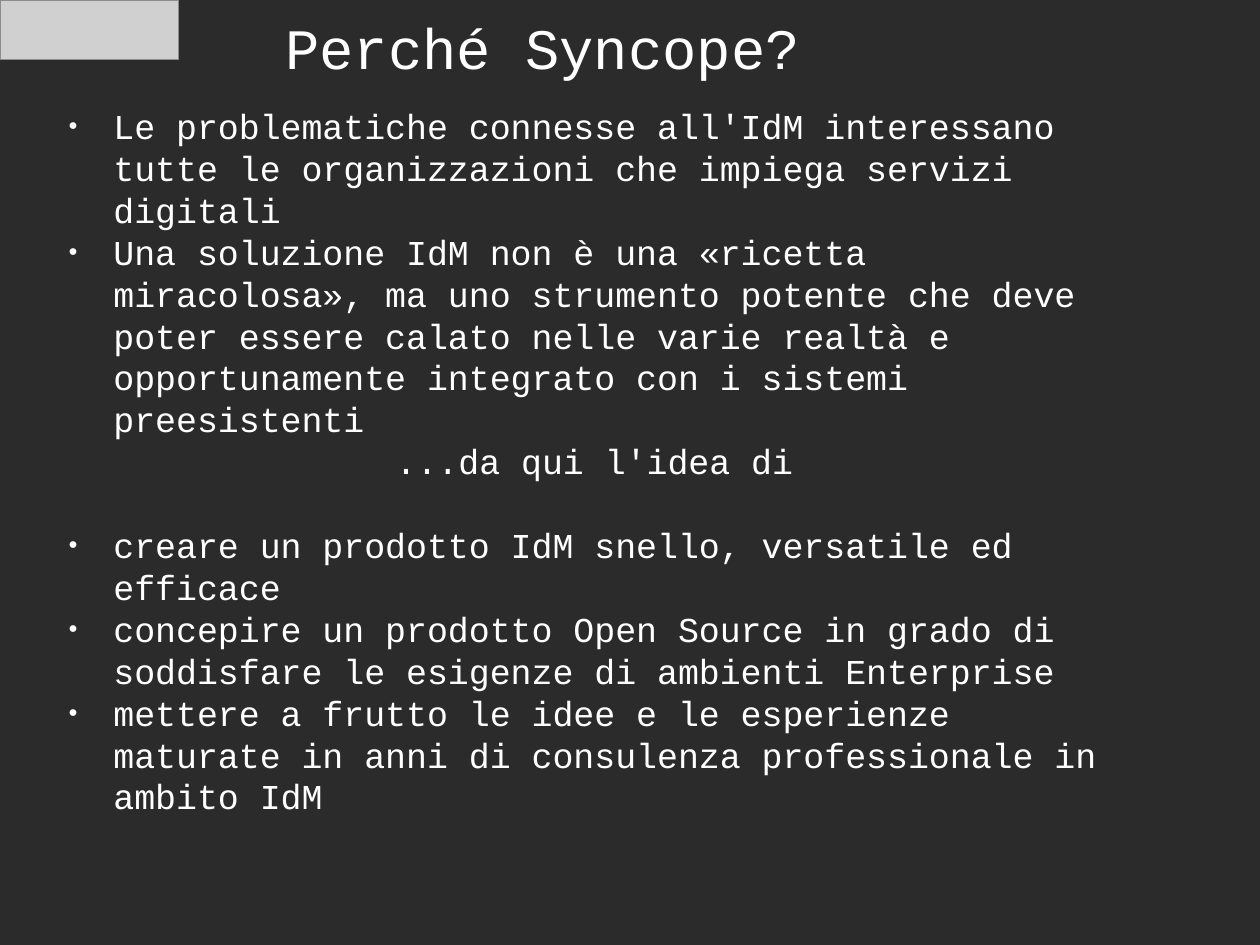
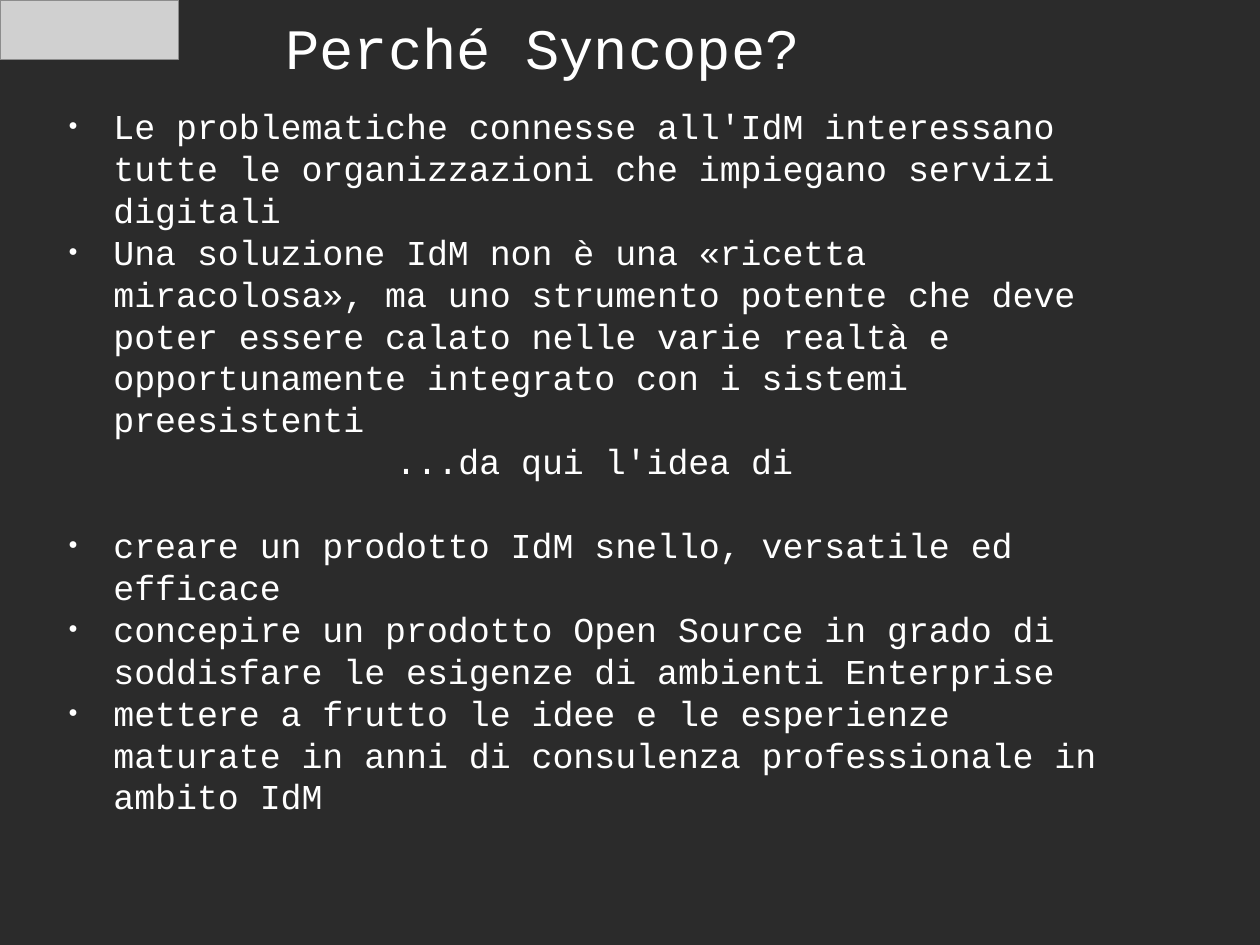
Before and after one commit to ilgrosso/oldSyncopeIdM, a slide deck: slide 7 of docs/Presentation/Syncope OpenSource IdM - it.odp. Drawn at 1260x945 pixels with LibreOffice and Linux fonts; fonts in the diff are those of the drawing; grey boxes stand for pictures; background and template pictures are left out; a plain dark background stands for a picture behind light text. Boxes give left, top, right and bottom in pixels: in the first picture for what was removed or moved away, otherwise in the second. Text is boxed around its words. In the diff, an @@ line names an element or a change of style, - is before the commit and + after.

```diff
--- a/docs/Presentation/Syncope OpenSource IdM - it.odp
+++ b/docs/Presentation/Syncope OpenSource IdM - it.odp
@@ text at <box>113,115,1054,231</box>: text changed @@
-● Le problematiche connesse all'IdM interessano tutte le organizzazioni che impiega servizi digitali
+● Le problematiche connesse all'IdM interessano tutte le organizzazioni che impiegano servizi digitali
```
Also in this commit, not shown: 1 slide removed, 1 other file.
